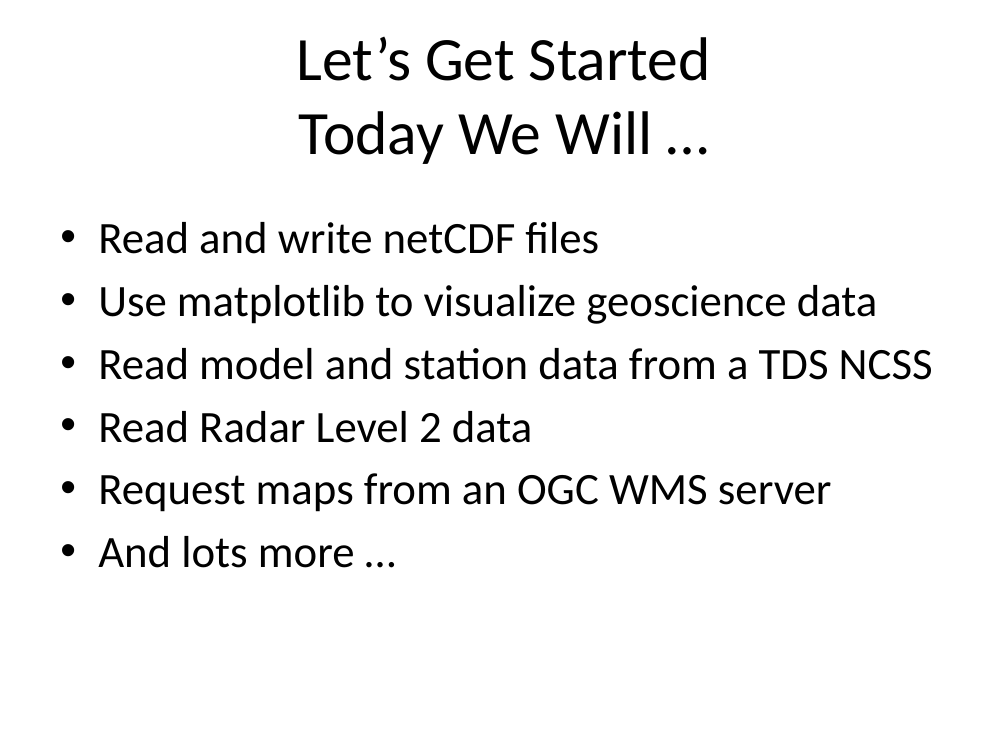
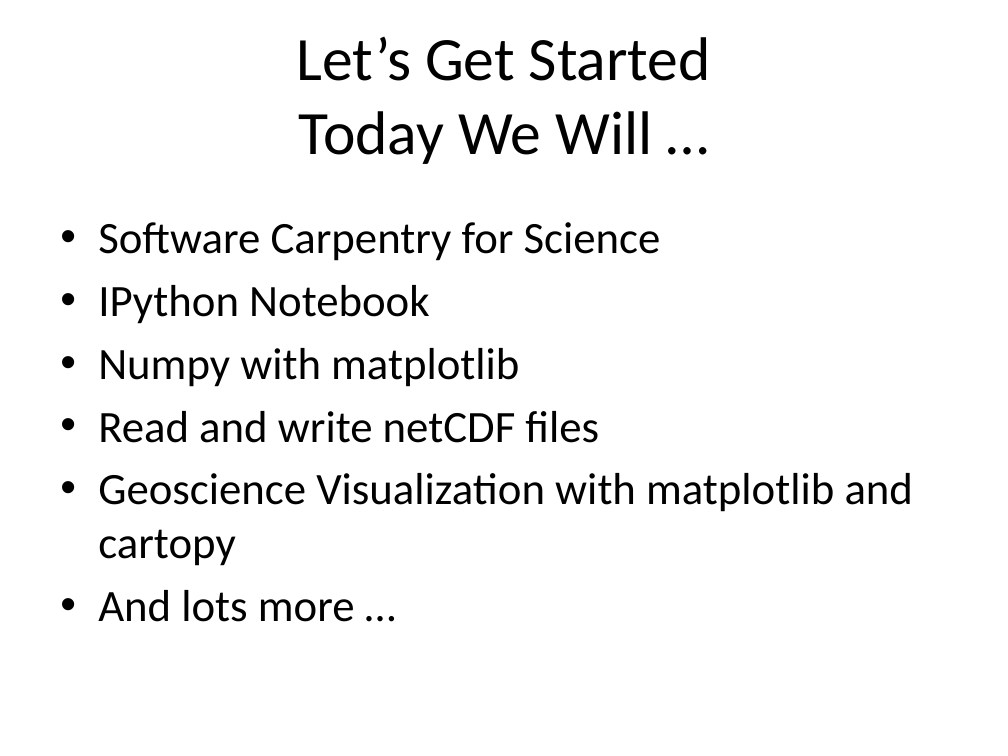
Before and after one commit to Unidata/python-workshop, a slide deck: slide 16 of presentations/Overview.pptx. Drawn at 1008x756 pixels with LibreOffice and Linux fonts; fonts in the diff are those of the drawing; background and template pictures are left out. Boxes give left, top, right and bottom in pixels: in the first picture for what was removed or moved away, otherwise in the second. Text is boxed around its words. In the diff, an @@ line names an element or a change of style, - is before the commit and + after.

```diff
--- a/presentations/Overview.pptx
+++ b/presentations/Overview.pptx
@@ text at [98,222,661,387]: paragraphs added @@
+• Software Carpentry for Science
+• IPython Notebook
+• Numpy with matplotlib
@@ text at [98,473,914,566]: text changed @@
-• Use matplotlib to visualize geoscience data
-• Read model and station data from a TDS NCSS
-• Read Radar Level 2 data
-• Request maps from an OGC WMS server
+• Geoscience Visualization with matplotlib and cartopy
```
Also in this commit, not shown: 3 other slides changed, 1 other file.
